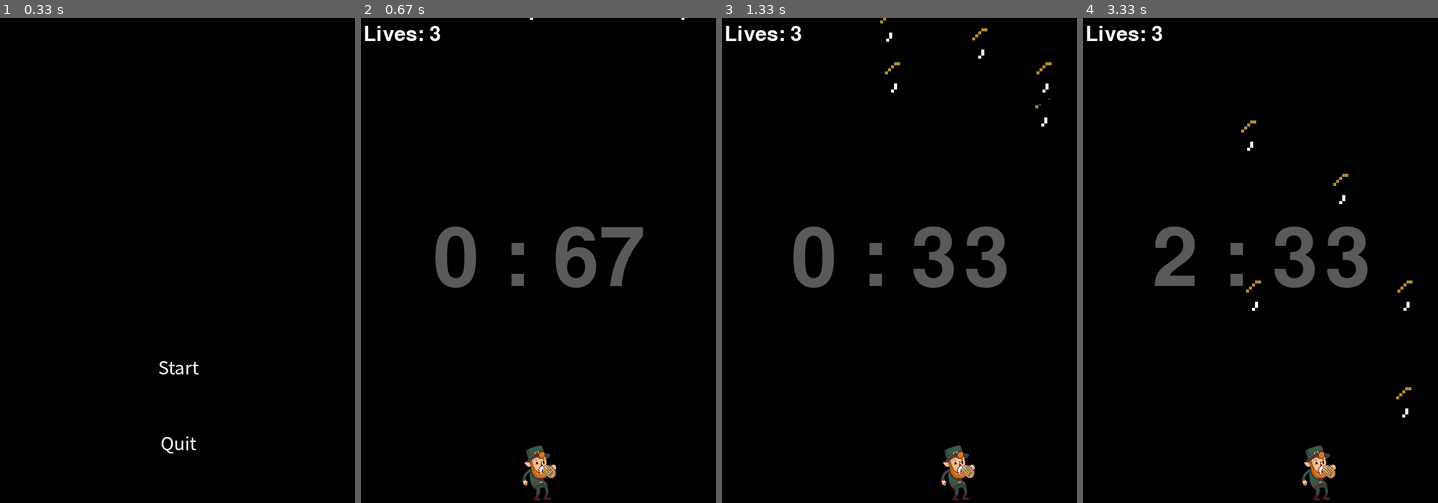
Above: before the commit, frames 1-4 (left to right).
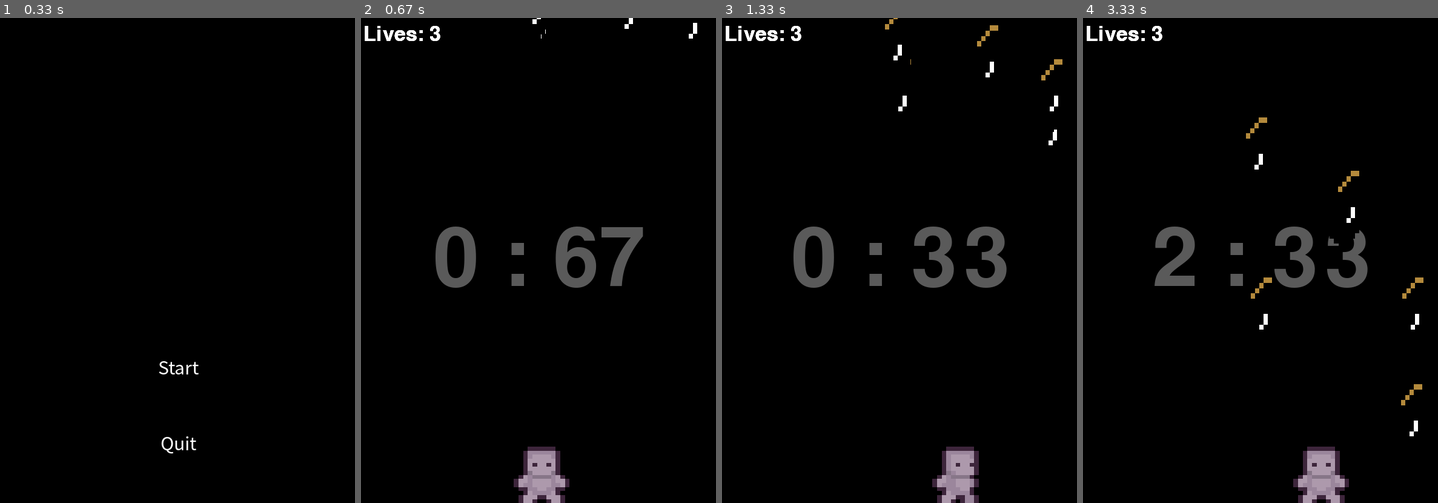
Above: after the commit, the same moments.

Repository: SKHU-OSS-2024-2/pygame-delta-avoiding-bomb
Game: pygame game, started from bomb_game/bomb_game.py
The game is run twice, just before and just after one commit, with the same random seed, the same clock (stepped at 60 frames per second) and the same inputs.
Inputs (mouse positions are in pixels of both pictures, inside the frame that each line leads up to):
- Up to frame 1 (0.33 s): no input
- Up to frame 2 (0.67 s): click "Start" at 0.38 s
- Up to frame 3 (1.33 s): hold Right 0.67-1.13 s; move the mouse to (885, 279) at 0.7 s; hold Right from 1.17 s (still down)
- Up to frame 4 (3.33 s): release Right at 1.63 s; hold Left 1.67-2.2 s; hold Left 2.23-2.63 s; hold Right 2.67-3.3 s

Frame 1 is identical in both runs. In frame 2, 1.5% of the frame differs, in the area x 1-95%, y 0-100%; in frame 3, 1.8%; in frame 4, 2.3%, in the area x 1-96%, y 1-100%.

Commit message:
feat: bomb, person 이미지 변경, 크기 변경 및 애니메이션 추가, 판정 완화

Diff:
--- a/bomb_game/bomb_game.py
+++ b/bomb_game/bomb_game.py
@@ -17,6 +17,67 @@
 
 # 배경 음악 소리 조절
 pygame.mixer.music.set_volume(0.3)
+
+# 캐릭터 애니메이션 이미지 로드
+person_idle_image = pygame.image.load('bomb_game/img/person_idle.png').convert_alpha()  # 알파 채널 활성화
+person_left_images = [
+    pygame.image.load('bomb_game/img/person_left1.png').convert_alpha(),
+    pygame.image.load('bomb_game/img/person_left2.png').convert_alpha()
+]
+person_right_images = [
+    pygame.image.load('bomb_game/img/person_right1.png').convert_alpha(),
+    pygame.image.load('bomb_game/img/person_right2.png').convert_alpha()
+]
+
+# 폭탄 이미지 로드
+bomb_image = pygame.image.load('bomb_game/img/bomb.png').convert_alpha()  # 알파 채널 활성화
+
+# 캐릭터 마스크 생성 함수
+def create_mask(image):
+    surface = pygame.Surface(image.get_size(), pygame.SRCALPHA)
+    surface.fill((0, 0, 0, 0))  # 투명한 배경 설정
+    surface.blit(image, (0, 0))
+    return pygame.mask.from_surface(surface)
+
+# 캐릭터 마스크 생성 (맞춤형 히트박스)
+person_idle_mask = create_mask(person_idle_image)
+person_left_masks = [create_mask(img) for img in person_left_images]
+person_right_masks = [create_mask(img) for img in person_right_images]
+
+# 폭탄 마스크 생성 함수
+def create_bomb_mask(bomb_image):
+    surface = pygame.Surface(bomb_image.get_size(), pygame.SRCALPHA)
+    surface.fill((0, 0, 0, 0))  # 투명한 배경 설정
+    # 폭탄의 충돌 영역을 설정 (예: 폭탄 중앙 부분만 충돌)
+    surface.blit(bomb_image, (0, 0))
+    return pygame.mask.from_surface(surface)
+
+# 폭탄 마스크 생성
+bomb_mask = create_bomb_mask(bomb_image)
+
+# 충돌 검사 함수
+def check_collision(person_mask, bomb_mask, offset):
+    return person_mask.overlap(bomb_mask, offset)
+
+
+# 모든 이미지 크기 조정
+person_idle_image = pygame.transform.scale(person_idle_image, (100, 100))
+person_left_images = [pygame.transform.scale(img, (100, 100)) for img in person_left_images]
+person_right_images = [pygame.transform.scale(img, (100, 100)) for img in person_right_images]
+
+# 캐릭터 마스크 생성
+person_idle_mask = pygame.mask.from_surface(person_idle_image)
+person_left_masks = [pygame.mask.from_surface(img) for img in person_left_images]
+person_right_masks = [pygame.mask.from_surface(img) for img in person_right_images]
+
+# 폭탄 마스크 생성
+bomb_mask = pygame.mask.from_surface(bomb_image)
+
+# 애니메이션 관련 변수
+animation_index = 0  # 현재 애니메이션 프레임 인덱스
+animation_speed = 0.2  # 애니메이션 속도 (작을수록 빠름)
+animation_timer = 0  # 프레임 전환을 위한 시간 누적
+person_image = person_idle_image  # 초기 이미지는 가만히 있는 상태
 
 # 타이머에 사용할 폰트 설정
 game_font = pygame.font.Font(None, 200)
@@ -57,8 +118,7 @@
 # 게임 실행 함수 정의
 def runGame():
 
-    global done, game_over, lives, start_ticks, elapsed_time
-
+    global done, game_over, lives, start_ticks, elapsed_time, animation_index, animation_timer
     pygame.mixer.music.load(bgm_1)  # 첫 번째 음악을 로드
     pygame.mixer.music.queue(bgm_2) # 두 번째 음악을 대기열에 추가
     pygame.mixer.music.play()  # 첫 번째 음악 재생
@@ -66,7 +126,7 @@
     reset()
 
     bomb_image = pygame.image.load('bomb_game/img/bomb.png')  # 폭탄 이미지 파일을 불러옴
-    bomb_image = pygame.transform.scale(bomb_image, (50, 75))  # 폭탄 이미지 크기를 50x50으로 조절
+    bomb_image = pygame.transform.scale(bomb_image, (70, 120))  # 폭탄 이미지 크기를 50x75으로 조절
     bombs = []  # 폭탄 정보를 담을 리스트 초기화
 
     # 초기 폭탄 5개 생성
@@ -78,12 +138,13 @@
         bombs.append({'rect': rect, 'dy': dy})  # 폭탄 정보를 리스트에 추가
 
     # 캐릭터 이미지 불러오기 및 초기 위치 설정
-    person_image = pygame.image.load('bomb_game/img/person.png')
+    person_image = pygame.image.load('bomb_game/img/person_idle.png')
     person_image = pygame.transform.scale(person_image, (100, 100))
     person = pygame.Rect(person_image.get_rect())
     person.left = size[0] // 2 - person.width // 2  # 캐릭터를 화면 중앙에 배치
     person.top = size[1] - person.height  # 캐릭터를 화면 하단에 배치
     person_dx = 0  # 캐릭터의 초기 이동 속도 설정
+    moving = False
 
     font = pygame.font.SysFont(None, 75)  # 게임오버 텍스트를 위한 폰트 설정
     life_font = pygame.font.SysFont(None, 50)  # 목숨 표시를 위한 폰트 설정
@@ -102,11 +163,14 @@
             elif event.type == pygame.KEYDOWN and not game_over:
                 if event.key == pygame.K_LEFT:
                     person_dx = -5  # 왼쪽 키를 누르면 왼쪽으로 이동
+                    moving = True
                 elif event.key == pygame.K_RIGHT:
                     person_dx = 5  # 오른쪽 키를 누르면 오른쪽으로 이동
+                    moving = True
             elif event.type == pygame.KEYUP:
                 if event.key == pygame.K_LEFT or event.key == pygame.K_RIGHT:
                     person_dx = 0  # 키를 떼면 이동 정지
+                    moving = False
 
         # 게임 오버가 아닐 때 게임 로직 실행
         if not game_over:
@@ -134,22 +198,46 @@
             elif person.left > size[0] - person.width:  # 화면 오른쪽을 넘어가지 않도록
                 person.left = size[0] - person.width
 
+            if moving:
+                animation_timer += animation_speed
+                if animation_timer >= 1:
+                    animation_timer = 0
+                    animation_index = (animation_index + 1) % len(person_left_images)
+                if person_dx < 0:  # 왼쪽으로 이동 중
+                    person_image = person_left_images[animation_index]
+                elif person_dx > 0:  # 오른쪽으로 이동 중
+                    person_image = person_right_images[animation_index]
+            else:
+                person_image = person_idle_image  # 이동하지 않을 때는 기본 이미지
+
             screen.blit(person_image, person)  # 캐릭터를 화면에 그림
 
-            # 폭탄 충돌 검사 및 목숨 감소
-            for bomb in bombs:
-                if bomb['rect'].colliderect(person):  # 캐릭터와 충돌 시
-                    bombs.remove(bomb)
-                    rect = pygame.Rect(bomb_image.get_rect())
-                    rect.left = random.randint(0, size[0])  # 새 폭탄의 x 좌표 설정
-                    rect.top = -100  # 새 폭탄의 y 좌표 초기화
-                    dy = random.randint(3, 9)  # 낙하 속도 설정
-                    bombs.append({'rect': rect, 'dy': dy})  # 새 폭탄 추가
-                    lives -= 1  # 목숨 감소
-                    if lives <= 0:
-                        game_over = True  # 목숨이 0이면 게임 오버
-                        game_over_time = (pygame.time.get_ticks() - start_ticks) / 1000 # 게임 오버 시 경과 시간 저장
-                screen.blit(bomb_image, bomb['rect'])
+        # 폭탄 충돌 검사 및 목숨 감소
+        for bomb in bombs[:]:
+            offset = (bomb['rect'].left - person.left, bomb['rect'].top - person.top)
+            if person_dx == 0:
+                collision = check_collision(person_idle_mask, bomb_mask, offset)
+            elif person_dx < 0:
+                collision = check_collision(person_left_masks[animation_index], bomb_mask, offset)
+            else:
+                collision = check_collision(person_right_masks[animation_index], bomb_mask, offset)
+
+            if collision:
+                bombs.remove(bomb)
+                rect = pygame.Rect(bomb_image.get_rect())
+                rect.left = random.randint(0, size[0])
+                rect.top = -100
+                dy = random.randint(3 + elapsed_time // 2000, 9 + elapsed_time // 2000)
+                bombs.append({'rect': rect, 'dy': dy})
+                lives -= 1
+
+                if lives <= 0:
+                    game_over = True
+                    game_over_time = (pygame.time.get_ticks() - start_ticks) / 1000
+                    bombs.clear()   # 게임 오버 시 모든 폭탄 제거
+
+            # 폭탄 그리기
+            screen.blit(bomb_image, bomb['rect'])
 
             # 목숨 개수 표시
             lives_text = life_font.render(f"Lives: {lives}", True, WHITE)
Binary file changed: bomb_game/img/bomb.png
Binary file removed: bomb_game/img/person.png
Binary file added: bomb_game/img/person_idle.png
Binary file added: bomb_game/img/person_left1.png
Binary file added: bomb_game/img/person_left2.png
Binary file added: bomb_game/img/person_right1.png
Binary file added: bomb_game/img/person_right2.png
